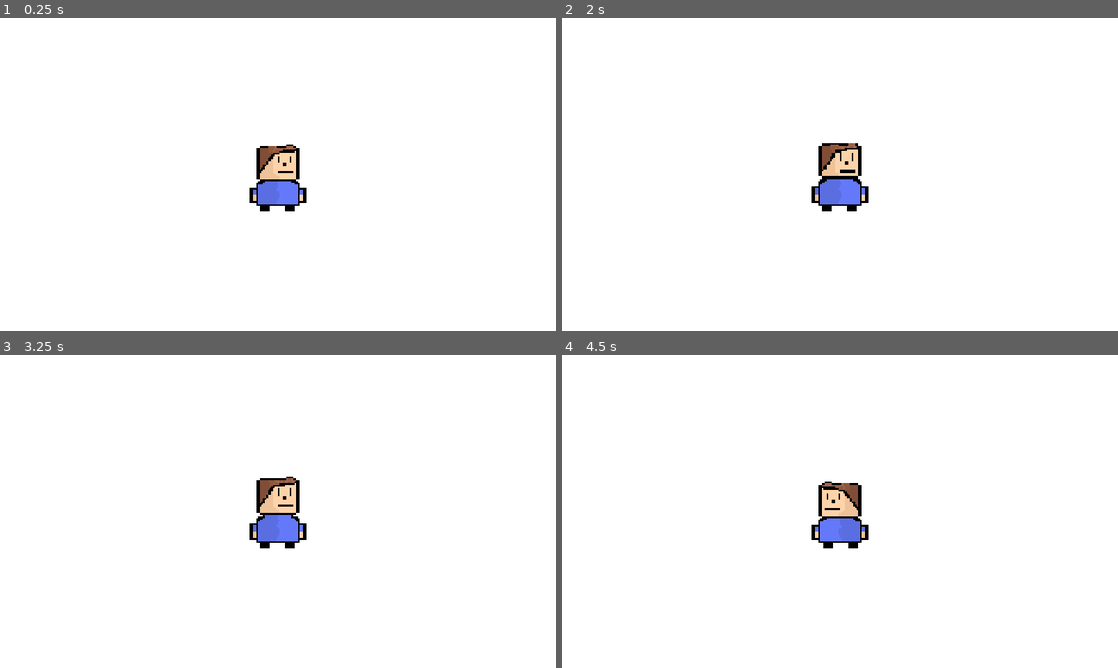
Above: before the commit, frames 1-4 (two rows, left to right).
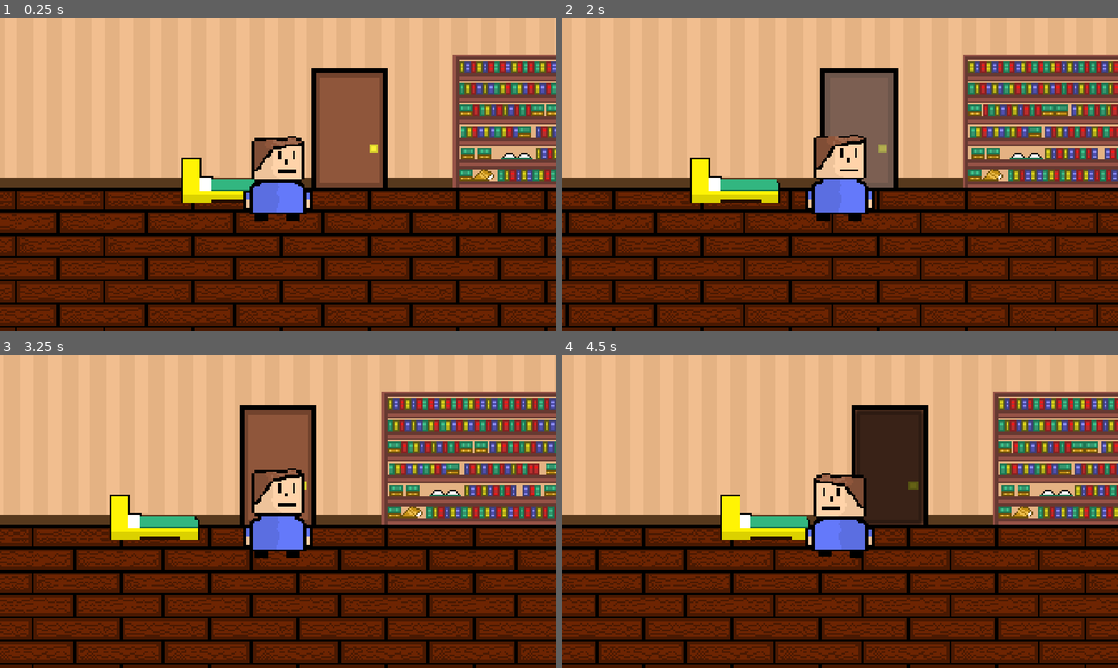
Above: after the commit, the same moments.

Repository: JoshuaThai/you-conomics
Game: Godot game, scene res://Scenes/steve_stage.tscn
Two runs of this game, one before a commit and one after it. Both use one fixed random seed, a clock stepped at 60 frames per second and the inputs below. Before the commit the project starts from res://Scenes/steve_home.tscn.
Inputs (mouse positions are in pixels of both pictures, inside the frame that each line leads up to):
- Up to frame 1 (0.25 s): no input
- Up to frame 2 (2 s): click (912, 130) at 0.52 s; click (884, 130) at 1.27 s
- Up to frame 3 (3.25 s): click (294, 467) at 2.02 s; move the mouse to (400, 495) at 2.77 s; press the mouse at (400, 495) at 2.78 s
- Up to frame 4 (4.5 s): move the mouse to (728, 527) at 3.52 s; release the mouse at (728, 527) at 3.53 s; click (728, 527) at 3.6 s; move the mouse to (895, 442) at 4.27 s; press the mouse at (895, 442) at 4.28 s

The runs differ from the first frame. In frame 1, 99% of the frame differs, in the area x 0-100%, y 0-100%; in frame 2, 99%; in frame 3, 99%; in frame 4, 99%.

Commit message:
Added Steve's House Background
Added Steve's House Background and Added buttons for door and calendar.

Diff:
--- a/Characters/Steve/steve.tscn
+++ b/Characters/Steve/steve.tscn
@@ -134,4 +134,4 @@
 shape = SubResource("RectangleShape2D_sl06h")
 
 [node name="Camera2D" type="Camera2D" parent="." unique_id=344067104]
-zoom = Vector2(4, 4)
+zoom = Vector2(5, 5)
--- a/Scenes/steve_home.tscn
+++ b/Scenes/steve_home.tscn
@@ -1,29 +1,50 @@
-[gd_scene format=3 uid="uid://5055pxovm02n"]
+[gd_scene format=3 uid="uid://dnvjxcd4ulefs"]
 
-[ext_resource type="PackedScene" uid="uid://bmjykxtg5sbe5" path="res://Characters/Steve/steve.tscn" id="1_fg468"]
+[ext_resource type="Texture2D" uid="uid://cf85nylwsq4vv" path="res://Images/SteveHouse.png" id="1_fg468"]
 
-[sub_resource type="RectangleShape2D" id="RectangleShape2D_yfxnn"]
-size = Vector2(100, 20)
+[sub_resource type="StyleBoxFlat" id="StyleBoxFlat_fg468"]
+bg_color = Color(0.6, 0.6, 0.6, 0)
 
-[node name="Node2D" type="Node2D" unique_id=1590953351]
+[sub_resource type="StyleBoxFlat" id="StyleBoxFlat_co4oi"]
+bg_color = Color(0.4117647, 0.4117647, 0.4117647, 0.49411765)
 
-[node name="Control" type="Control" parent="." unique_id=1375285827]
+[sub_resource type="StyleBoxFlat" id="StyleBoxFlat_o68pl"]
+bg_color = Color(0.6, 0.6, 0.6, 0)
+
+[sub_resource type="StyleBoxFlat" id="StyleBoxFlat_4ga4n"]
+bg_color = Color(0.6, 0.6, 0.6, 0.4862745)
+
+[node name="SteveHome" type="Control" unique_id=1198867983]
 layout_mode = 3
-anchors_preset = 0
-offset_left = -100.0
-offset_right = 900.0
-offset_bottom = 512.0
+anchors_preset = 15
+anchor_right = 1.0
+anchor_bottom = 1.0
+offset_right = 80.0
+offset_bottom = -568.0
+grow_horizontal = 2
+grow_vertical = 2
 
-[node name="ColorRect" type="ColorRect" parent="Control" unique_id=519581919]
+[node name="HomeBackground" type="Sprite2D" parent="." unique_id=359090353]
+texture_filter = 1
+position = Vector2(1000, 256)
+texture = ExtResource("1_fg468")
+
+[node name="DoorButton" type="Button" parent="." unique_id=788243306]
 layout_mode = 0
-offset_right = 1000.0
-offset_bottom = 512.0
+offset_left = 299.0
+offset_top = 309.0
+offset_right = 346.0
+offset_bottom = 388.0
+mouse_default_cursor_shape = 2
+theme_override_styles/normal = SubResource("StyleBoxFlat_fg468")
+theme_override_styles/hover = SubResource("StyleBoxFlat_co4oi")
 
-[node name="Steve" parent="." unique_id=2119416198 instance=ExtResource("1_fg468")]
-position = Vector2(220, 297)
-
-[node name="Platform" type="CharacterBody2D" parent="." unique_id=623532435]
-
-[node name="CollisionShape2D" type="CollisionShape2D" parent="Platform" unique_id=368129665]
-position = Vector2(122, 610)
-shape = SubResource("RectangleShape2D_yfxnn")
+[node name="CalendarButton" type="Button" parent="." unique_id=236515093]
+layout_mode = 0
+offset_left = 541.0
+offset_top = 329.0
+offset_right = 580.0
+offset_bottom = 370.0
+mouse_default_cursor_shape = 2
+theme_override_styles/normal = SubResource("StyleBoxFlat_o68pl")
+theme_override_styles/hover = SubResource("StyleBoxFlat_4ga4n")
--- /dev/null
+++ b/Scenes/steve_stage.tscn
@@ -0,0 +1,21 @@
+[gd_scene format=3 uid="uid://5055pxovm02n"]
+
+[ext_resource type="PackedScene" uid="uid://bmjykxtg5sbe5" path="res://Characters/Steve/steve.tscn" id="1_350co"]
+[ext_resource type="PackedScene" uid="uid://dnvjxcd4ulefs" path="res://Scenes/steve_home.tscn" id="1_iwh43"]
+
+[sub_resource type="RectangleShape2D" id="RectangleShape2D_yfxnn"]
+size = Vector2(100, 20)
+
+[node name="SteveStage" type="Node2D" unique_id=1590953351]
+
+[node name="SteveHome" parent="." unique_id=1198867983 instance=ExtResource("1_iwh43")]
+offset_bottom = 0.0
+
+[node name="Steve" parent="." unique_id=2119416198 instance=ExtResource("1_350co")]
+position = Vector2(273, 379)
+
+[node name="Platform" type="CharacterBody2D" parent="." unique_id=623532435]
+
+[node name="CollisionShape2D" type="CollisionShape2D" parent="Platform" unique_id=368129665]
+position = Vector2(122, 610)
+shape = SubResource("RectangleShape2D_yfxnn")
Binary file added: Images/SteveHouse.png
Not shown, added: Images/SteveHouse.png.import
